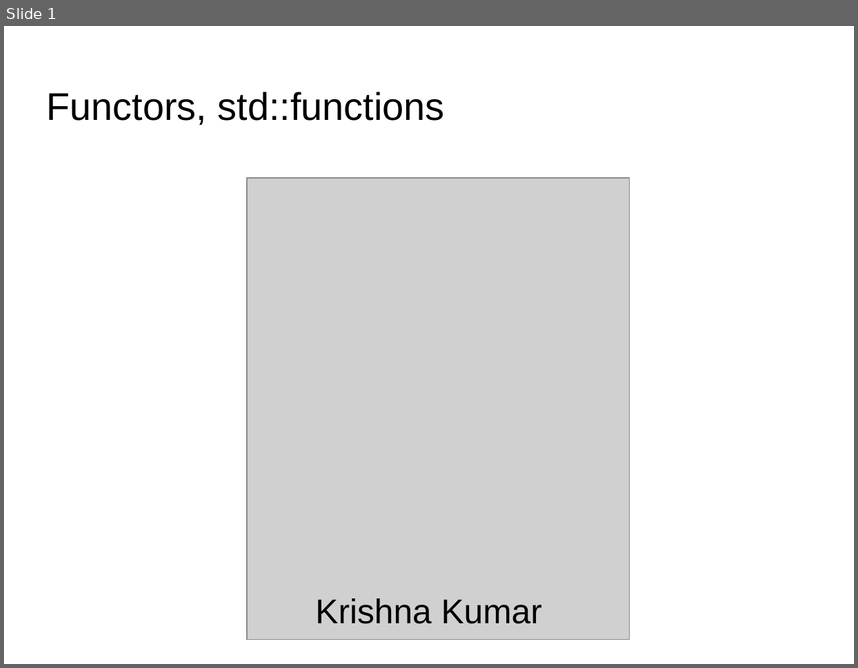
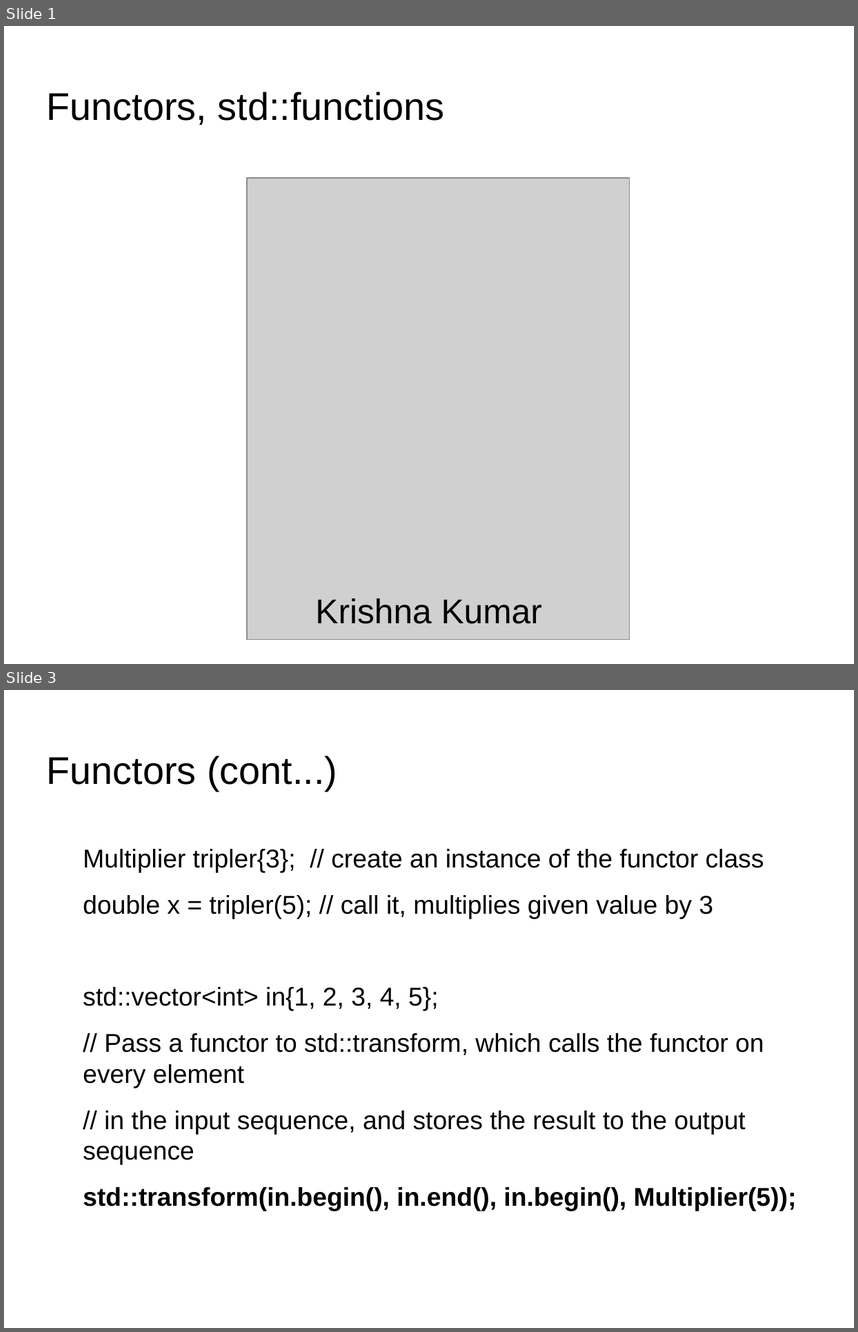
Before and after one commit to kks32/cpp-software-development, a slide deck: Ex15_Functors/Ex15_Functors.odp. Shown one above the other, each under a label of ours: slide 1 before the commit, slides 1 and 3 after it; the slides between them are not shown. The pictures are 858x668 and 858x1332 pixels, drawn with LibreOffice and Linux fonts; fonts in the diff are those of the drawing; grey boxes stand for pictures; background and template pictures are left out. Boxes give left, top, right and bottom in pixels: in the first picture for what was removed or moved away, otherwise in the second. Text is boxed around its words. In the diff, an @@ line names an element or a change of style, - is before the commit and + after.

Commit message:
std::transform example

```diff
--- a/Ex15_Functors/Ex15_Functors.odp
+++ b/Ex15_Functors/Ex15_Functors.odp
@@ slide 3 added at box(4, 690, 854, 1328), background picture (left out) @@
@@ title added at box(47, 756, 337, 791), 36 pt, text #000000 @@
+Functors (cont...)
@@ text added at box(83, 849, 797, 1211), 24.1 pt, text #000000 @@
+Multiplier tripler{3}; // create an instance of the functor class
+double x = tripler(5); // call it, multiplies given value by 3
+std::vector<int> in{1, 2, 3, 4, 5};
+// Pass a functor to std::transform, which calls the functor on every element
+// in the input sequence, and stores the result to the output sequence
+std::transform(in.begin(), in.end(), in.begin(), Multiplier(5));
```
Also in this commit, not shown: 1 slide changed, 2 other files.
